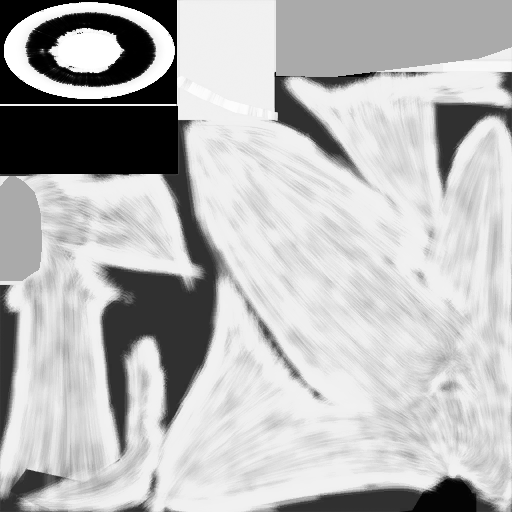
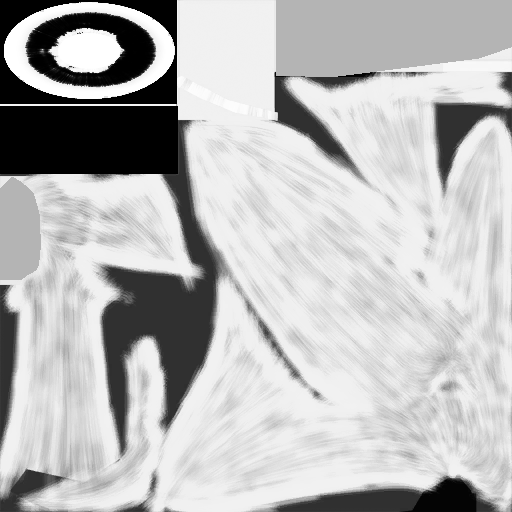
Before/after of a 512x512 layered artwork. What changed in the layer stack:
painted on "Body/Eye" over bbox(0, 0, 512, 281)
